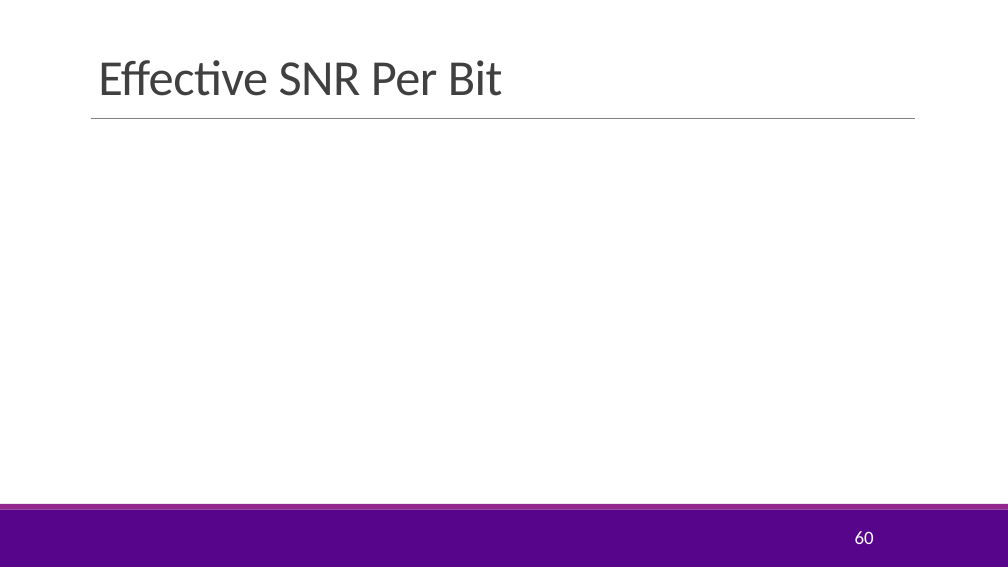
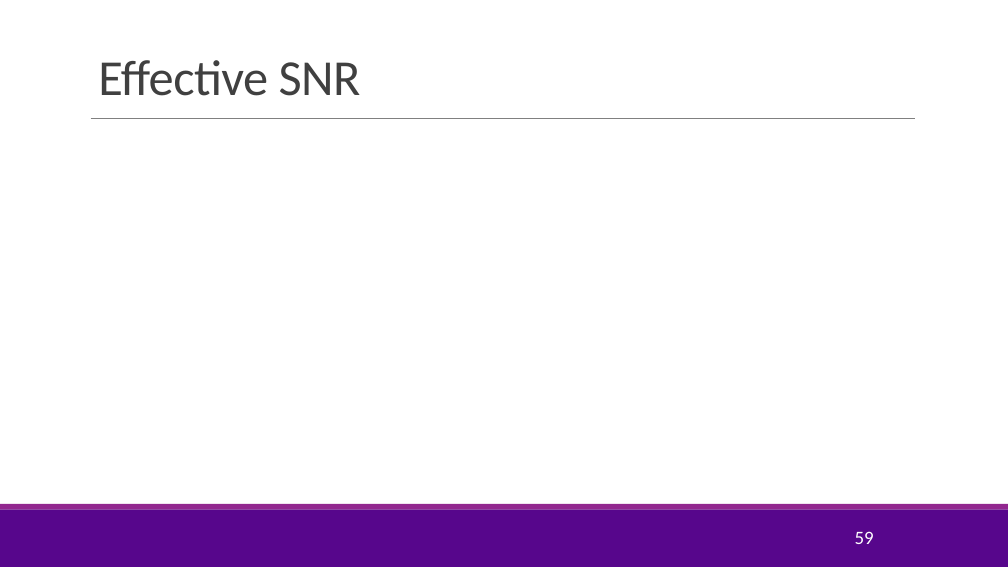
Before and after one commit to sdrangan/wirelesscomm, a slide deck: slide 59 of lectures/Unit05_AMC.pptx (slide 60 before the commit). Drawn at 1008x567 pixels with LibreOffice and Linux fonts; fonts in the diff are those of the drawing; grey boxes stand for pictures; background and template pictures are left out. Boxes give left, top, right and bottom in pixels: in the first picture for what was removed or moved away, otherwise in the second. Text is boxed around its words. In the diff, an @@ line names an element or a change of style, - is before the commit and + after.

```diff
--- a/lectures/Unit05_AMC.pptx
+++ b/lectures/Unit05_AMC.pptx
@@ title at [98, 60, 361, 96]: text changed @@
-Effective SNR Per Bit
+Effective SNR
@@ page number at [855, 531, 874, 544]: text changed @@
-60
+59
```
Also in this commit, not shown: 4 other slides changed, 4 slides added, 3 slides removed, 4 other files.
